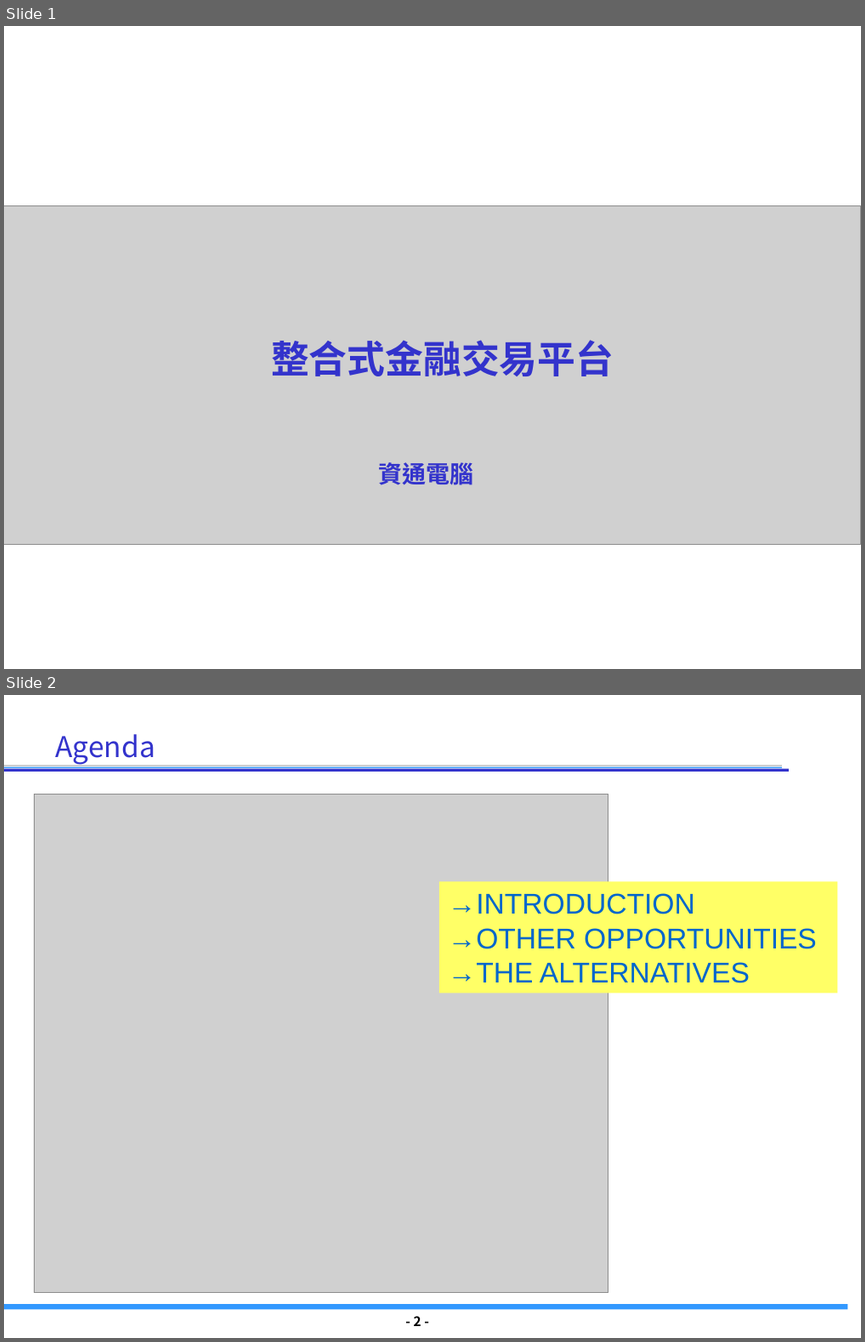
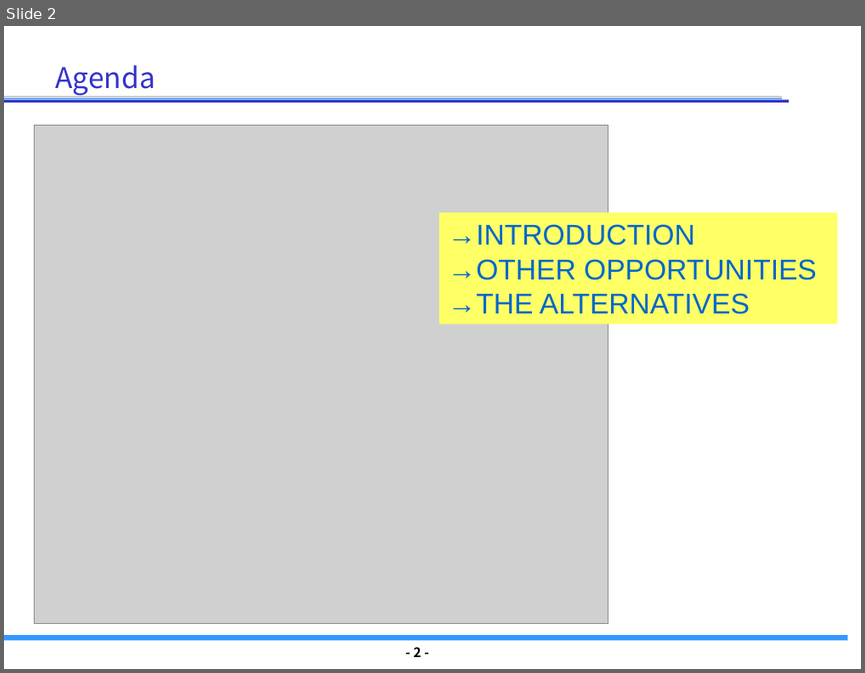
Before and after one commit to mmking2048/UX2017, a slide deck: hackathon.ppt. Shown one above the other, each under a label of ours: slides 1 and 2 before the commit, slide 2 after it. The pictures are 865x1342 and 865x673 pixels, drawn with LibreOffice and Linux fonts; fonts in the diff are those of the drawing; grey boxes stand for pictures; background and template pictures are left out. Boxes give left, top, right and bottom in pixels: in the first picture for what was removed or moved away, otherwise in the second. Text is boxed around its words. In the diff, an @@ line names an element or a change of style, - is before the commit and + after.

```diff
--- a/hackathon.ppt
+++ b/hackathon.ppt
@@ slide 1 removed at (x1=4, y1=26, x2=861, y2=669), background #FFFFFF @@
@@ picture removed at (x1=4, y1=206, x2=861, y2=544) @@
@@ text removed at (x1=271, y1=340, x2=613, y2=376) @@
-整合式金融交易平台
@@ text removed at (x1=379, y1=462, x2=474, y2=485) @@
-資通電腦
```
Also in this commit, not shown: 2 slides changed, 1 slide added.
